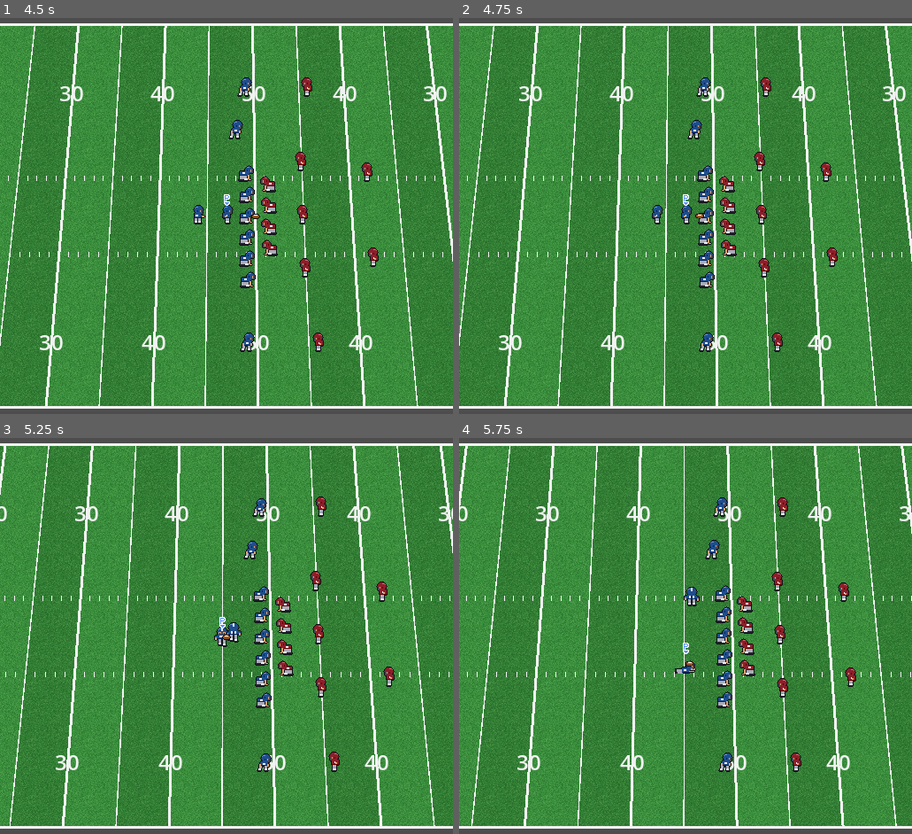
Above: before the commit, frames 1-4 (two rows, left to right).
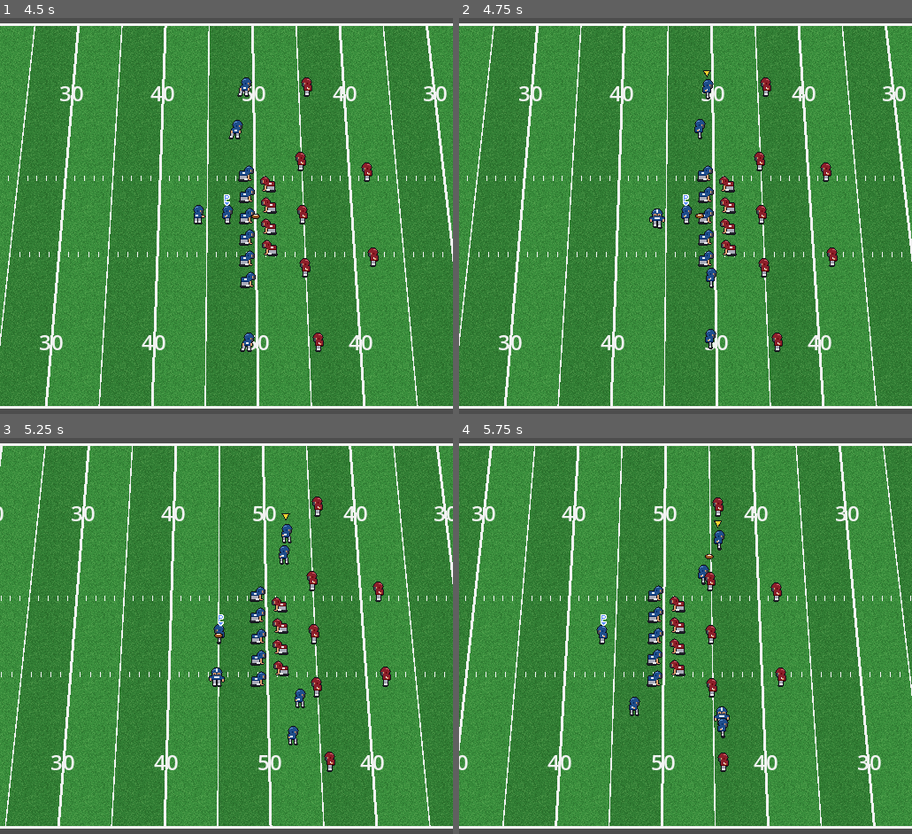
Above: after the commit, the same moments.

Repository: joaorodrigues1994/total-football
Game: Godot game, scene res://scenes/main.tscn
The game is run twice, just before and just after one commit, with the same random seed, the same clock (stepped at 60 frames per second) and the same inputs.
Inputs:
- Up to frame 1 (4.5 s): hold Right (ui_right) 0.53-1.28 s; tap A (btn_a) at 0.6, 2.3, 2.85 s; tap D (btn_d) at 0.8, 1.35, 3.05, 3.6 s; hold Down (ui_down) 1.28-2.03 s; tap S (btn_s) at 1.55, 2.1, 3.8, 4.35 s; hold Right (ui_right) 2.03-2.78 s; tap Enter at 2.75 s; hold Up (ui_up) 2.78-3.53 s; hold Left (ui_left) from 3.53 s (still down); tap R (debug_reset) at 4.25 s
- Up to frame 2 (4.75 s): keep holding Left (ui_left); tap A (btn_a) at 4.55 s
- Up to frame 3 (5.25 s): release Left (ui_left) at 5.03 s; hold Down (ui_down) from 5.03 s (still down); tap A (btn_a) at 5.1 s
- Up to frame 4 (5.75 s): keep holding Down (ui_down); tap D (btn_d) at 5.3 s

Frame 1 is identical in both runs. In frame 2, 0.6% of the frame differs, in the area x 41-58%, y 13-85%; in frame 3, 12%; in frame 4, 29%, in the area x 0-100%, y 2-98%.

Commit message:
Etapa 7: passe com rotas, selecao de alvo, voo da bola e recepcao
Co-Authored-By: Claude Sonnet 5.5 <noreply@anthropic.com>

Diff:
--- /dev/null
+++ b/scripts/ai/route_runner.gd
@@ -0,0 +1,36 @@
+class_name RouteRunner
+extends Node
+## IA de recebedor: percorre os pontos da rota e para no último. Filho do Player.
+
+const ARRIVE_DISTANCE := 6.0
+
+var active := false
+var _points: Array[Vector2] = []
+var _index := 0
+
+
+func start(waypoints: Array, origin: Vector2, direction: float) -> void:
+	_points.clear()
+	for wp in waypoints:
+		_points.append(origin + Vector2(wp.x * direction, wp.y) * FieldConstants.PX_PER_YARD)
+	_index = 0
+	active = true
+
+
+func stop() -> void:
+	active = false
+	(get_parent() as Player).input_dir = Vector2.ZERO
+
+
+func _physics_process(_delta: float) -> void:
+	if not active:
+		return
+	var player := get_parent() as Player
+	if _index >= _points.size():
+		player.input_dir = Vector2.ZERO
+		return
+	var to_point := _points[_index] - player.global_position
+	if to_point.length() <= ARRIVE_DISTANCE:
+		_index += 1
+		return
+	player.input_dir = to_point.normalized()
--- a/scripts/entities/player.gd
+++ b/scripts/entities/player.gd
@@ -30,11 +30,18 @@
 ## Pose de largada ("stance", "start", "ready") mostrada enquanto o jogador está parado.
 var pose := ""
 
+## Recebedor selecionado para o passe (mostra o triângulo amarelo).
+var is_pass_target := false:
+	set(value):
+		is_pass_target = value
+		_target_marker.visible = value
+
 var action := Action.NONE
 var _action_timer := 0.0
 var _juke_cooldown := 0.0
 var _sprite := AnimatedSprite2D.new()
 var _marker := ControlMarker.new()
+var _target_marker := TargetMarker.new()
 
 
 func _ready() -> void:
@@ -47,6 +54,9 @@
 	_marker.z_index = 10
 	_marker.visible = is_controlled
 	_sprite.add_child(_marker)
+	_target_marker.z_index = 10
+	_target_marker.visible = is_pass_target
+	_sprite.add_child(_target_marker)
 	add_child(_sprite)
 
 
--- /dev/null
+++ b/scripts/entities/target_marker.gd
@@ -0,0 +1,9 @@
+class_name TargetMarker
+extends Node2D
+## Triângulo amarelo sobre o recebedor selecionado para o passe.
+
+
+func _draw() -> void:
+	var pts := PackedVector2Array([Vector2(-4, -24), Vector2(4, -24), Vector2(0, -17)])
+	draw_colored_polygon(pts, Color("f2d230"))
+	draw_polyline(PackedVector2Array([pts[0], pts[1], pts[2], pts[0]]), Color(0.1, 0.1, 0.1), 1.0)
--- a/scripts/match/match.gd
+++ b/scripts/match/match.gd
@@ -1,8 +1,9 @@
 class_name Match
 extends Node2D
-## Monta a partida e conduz a jogada: formação, snap, handoff e corrida.
-
-enum State { PRE_SNAP, SNAP, HANDOFF, RUNNING, DEAD }
+## Monta a partida e conduz a jogada: formação, snap, corrida (handoff) e passe.
+
+enum State { PRE_SNAP, SNAP, HANDOFF, DROPBACK, PASSING, FLIGHT, RUNNING, DEAD }
+enum PlayType { RUN, PASS }
 
 const PLAYER_SCENE := preload("res://scenes/player.tscn")
 const STANCE_ROLES := ["LT", "LG", "C", "RG", "RT", "TE", "LDE", "LDT", "RDT", "RDE"]
@@ -12,25 +13,35 @@
 const HANDOFF_DISTANCE := 18.0
 ## Depois da entrega o QB sai lateralmente da frente do RB por este tempo.
 const CLEAR_TIME := 0.7
+const DROPBACK_YARDS := 5.0
+const BALL_SPEED := 360.0
+const CATCH_RADIUS := 20.0
 
 @export var camera: MatchCamera
 ## Linha de jarda da bola (0 = goal line esquerda, 100 = direita).
 @export var scrimmage_yard_line := 50.0
 
 var state := State.PRE_SNAP
+var play_type := PlayType.RUN
 var offense: Array[Player] = []
 var defense: Array[Player] = []
 var scrimmage_spot := Vector2.ZERO
 
 var _controller: HumanController
 var _ball: Ball
+var _anchor: Node2D
 var _qb: Player
 var _rb: Player
 var _carrier: Player
+var _receivers: Array[Player] = []
+var _runners: Array[RouteRunner] = []
+var _target_index := 0
+var _flight: PassFlight
 var _snap_progress := 0.0
 var _snap_from := Vector2.ZERO
 var _clear_time := 0.0
 var _clear_side := -1.0
+var _dropback_x := 0.0
 
 
 func _ready() -> void:
@@ -48,30 +59,32 @@
 	match state:
 		State.PRE_SNAP:
 			if Input.is_action_just_pressed("btn_a"):
-				_rb.pose = ""
-				_snap_progress = 0.0
-				_snap_from = _ball.world_pos
-				state = State.SNAP
+				_start_play()
 		State.SNAP:
 			_snap_progress = minf(_snap_progress + delta / SNAP_TIME, 1.0)
 			_ball.world_pos = _snap_from.lerp(_hands(_qb), _snap_progress)
 			if _snap_progress >= 1.0:
 				_carrier = _qb
-				state = State.HANDOFF
+				state = State.HANDOFF if play_type == PlayType.RUN else State.DROPBACK
+				_dropback_x = _qb.global_position.x - FieldConstants.yards_to_px(DROPBACK_YARDS)
 		State.HANDOFF:
-			_ball.world_pos = _hands(_carrier)
-			var to_qb := _qb.global_position - _rb.global_position
-			_rb.input_dir = to_qb.normalized()
-			_qb.input_dir = -to_qb.normalized()
-			if to_qb.length() <= HANDOFF_DISTANCE:
-				_carrier = _rb
-				_controller.controlled = _rb
-				_controller.enabled = true
-				camera.target = _rb
-				_rb.downed.connect(_on_carrier_downed)
-				_clear_time = CLEAR_TIME
-				_clear_side = -1.0
-				state = State.RUNNING
+			_update_handoff()
+		State.DROPBACK:
+			_ball.world_pos = _hands(_qb)
+			_pass_inputs()
+			if state == State.DROPBACK:
+				_qb.input_dir = Vector2.LEFT
+				if _qb.global_position.x <= _dropback_x:
+					_qb.input_dir = Vector2.ZERO
+					_qb.facing = Vector2.RIGHT
+					_controller.controlled = _qb
+					_controller.enabled = true
+					state = State.PASSING
+		State.PASSING:
+			_ball.world_pos = _hands(_qb)
+			_pass_inputs()
+		State.FLIGHT:
+			_update_flight(delta)
 		State.RUNNING:
 			_ball.world_pos = _hands(_carrier)
 			_clear_qb(delta)
@@ -80,8 +93,107 @@
 			if Input.is_action_just_pressed("btn_d"):
 				_carrier.try_dive()
 		State.DEAD:
-			_ball.world_pos = _hands(_carrier)
+			if _carrier:
+				_ball.world_pos = _hands(_carrier)
 			_clear_qb(delta)
+
+
+func _start_play() -> void:
+	play_type = PlayType.PASS if Input.is_action_pressed("ui_left") else PlayType.RUN
+	_rb.pose = ""
+	_snap_progress = 0.0
+	_snap_from = _ball.world_pos
+	state = State.SNAP
+	if play_type == PlayType.PASS:
+		for i in _receivers.size():
+			var p := _receivers[i]
+			p.pose = ""
+			_runners[i].start(Routes.PASS_TEST[p.role], p.global_position, 1.0)
+		_set_target(0)
+
+
+func _update_handoff() -> void:
+	_ball.world_pos = _hands(_carrier)
+	var to_qb := _qb.global_position - _rb.global_position
+	_rb.input_dir = to_qb.normalized()
+	_qb.input_dir = -to_qb.normalized()
+	if to_qb.length() <= HANDOFF_DISTANCE:
+		_take_control(_rb)
+		_clear_time = CLEAR_TIME
+		_clear_side = -1.0
+
+
+## S troca o recebedor, D lança a bola.
+func _pass_inputs() -> void:
+	if Input.is_action_just_pressed("btn_s"):
+		_set_target((_target_index + 1) % _receivers.size())
+	if Input.is_action_just_pressed("btn_d"):
+		_throw()
+
+
+func _set_target(index: int) -> void:
+	_target_index = index
+	for i in _receivers.size():
+		_receivers[i].is_pass_target = i == index
+
+
+func _throw() -> void:
+	var receiver := _receivers[_target_index]
+	var from := _hands(_qb)
+	var t := from.distance_to(receiver.global_position) / BALL_SPEED
+	var aim := receiver.global_position
+	for i in 3:  # passe com antecedência: mira onde o recebedor estará
+		aim = receiver.global_position + receiver.velocity * t
+		t = from.distance_to(aim) / BALL_SPEED
+	aim.x = clampf(aim.x, 0.0, FieldConstants.yards_to_px(FieldConstants.TOTAL_YARDS))
+	aim.y = clampf(aim.y, 0.0, FieldConstants.yards_to_px(FieldConstants.WIDTH_YARDS))
+	_flight = PassFlight.new(from, aim, t, minf(40.0, from.distance_to(aim) * 0.25))
+	_qb.input_dir = Vector2.ZERO
+	_controller.enabled = false
+	_anchor.global_position = from
+	camera.target = _anchor
+	state = State.FLIGHT
+
+
+func _update_flight(delta: float) -> void:
+	_flight.advance(delta)
+	_ball.world_pos = _flight.position()
+	_ball.height = _flight.height()
+	_anchor.global_position = _ball.world_pos
+	if not _flight.finished():
+		return
+	_ball.height = 0.0
+	var catcher := _nearest_receiver(_flight.to)
+	if catcher:
+		for i in _receivers.size():
+			_runners[i].stop()
+			_receivers[i].is_pass_target = false
+		_take_control(catcher)
+	else:
+		_carrier = null
+		state = State.DEAD  # passe incompleto
+
+
+func _nearest_receiver(spot: Vector2) -> Player:
+	var best: Player = null
+	var best_dist := CATCH_RADIUS
+	for p in _receivers:
+		var d := p.global_position.distance_to(spot)
+		if d <= best_dist:
+			best = p
+			best_dist = d
+	return best
+
+
+## O jogador passa a ser o portador controlado pelo humano.
+func _take_control(player: Player) -> void:
+	_carrier = player
+	player.pose = ""
+	_controller.controlled = player
+	_controller.enabled = true
+	camera.target = player
+	player.downed.connect(_on_carrier_downed, CONNECT_ONE_SHOT)
+	state = State.RUNNING
 
 
 func _on_carrier_downed() -> void:
@@ -92,16 +204,24 @@
 func _setup() -> void:
 	for p in offense + defense:
 		p.queue_free()
-	if _controller:
-		_controller.queue_free()
-	if _ball:
-		_ball.queue_free()
+	for n in [_controller, _ball, _anchor]:
+		if n:
+			n.queue_free()
 
 	offense = _spawn(Formation.OFFENSE, Player.Team.A, Vector2.RIGHT)
 	defense = _spawn(Formation.DEFENSE, Player.Team.B, Vector2.LEFT)
 	_qb = _find(offense, "QB")
 	_rb = _find(offense, "RB")
+	_receivers.clear()
+	_runners.clear()
+	for role in Routes.TARGET_ORDER:
+		var receiver := _find(offense, role)
+		var runner := RouteRunner.new()
+		receiver.add_child(runner)
+		_receivers.append(receiver)
+		_runners.append(runner)
 	_carrier = null
+	_flight = null
 	state = State.PRE_SNAP
 
 	_controller = HumanController.new()
@@ -112,10 +232,26 @@
 	_ball = Ball.new()
 	_ball.world_pos = scrimmage_spot
 	add_child(_ball)
+	_anchor = Node2D.new()
+	add_child(_anchor)
 
 	if camera:
 		camera.target = _qb
 		camera.global_position = _qb.global_position
+
+
+## O QB sai para o lado oposto ao que o RB corta; sem corte, vai para a esquerda do ataque.
+func _clear_qb(delta: float) -> void:
+	if _clear_time <= 0.0:
+		return
+	_clear_time -= delta
+	if absf(_rb.input_dir.y) > 0.3:
+		_clear_side = -signf(_rb.input_dir.y)
+	if _clear_time > 0.0:
+		_qb.input_dir = Vector2(0.0, _clear_side)
+	else:
+		_qb.input_dir = Vector2.ZERO
+		_qb.facing = Vector2.RIGHT
 
 
 ## Time atacando para a direita; a defesa usa os mesmos offsets do outro lado da bola.
@@ -133,20 +269,6 @@
 	return players
 
 
-## O QB sai para o lado oposto ao que o RB corta; sem corte, vai para a esquerda do ataque.
-func _clear_qb(delta: float) -> void:
-	if _clear_time <= 0.0:
-		return
-	_clear_time -= delta
-	if absf(_rb.input_dir.y) > 0.3:
-		_clear_side = -signf(_rb.input_dir.y)
-	if _clear_time > 0.0:
-		_qb.input_dir = Vector2(0.0, _clear_side)
-	else:
-		_qb.input_dir = Vector2.ZERO
-		_qb.facing = Vector2.RIGHT
-
-
 func _hands(player: Player) -> Vector2:
 	# Bola junto ao corpo, na altura do peito; de frente/costas fica no lado do braço.
 	var side := signf(player.facing.x) * 3.0
--- /dev/null
+++ b/scripts/match/pass_flight.gd
@@ -0,0 +1,37 @@
+class_name PassFlight
+extends RefCounted
+## Voo da bola em linha reta (no plano) com arco de altura, de from até to em duration segundos.
+
+var from: Vector2
+var to: Vector2
+var duration: float
+var arc_height: float
+var elapsed := 0.0
+
+
+func _init(p_from: Vector2, p_to: Vector2, p_duration: float, p_arc_height: float) -> void:
+	from = p_from
+	to = p_to
+	duration = maxf(p_duration, 0.05)
+	arc_height = p_arc_height
+
+
+func advance(delta: float) -> void:
+	elapsed = minf(elapsed + delta, duration)
+
+
+func progress() -> float:
+	return elapsed / duration
+
+
+func position() -> Vector2:
+	return from.lerp(to, progress())
+
+
+func height() -> float:
+	var t := progress()
+	return 4.0 * arc_height * t * (1.0 - t)
+
+
+func finished() -> bool:
+	return elapsed >= duration
--- /dev/null
+++ b/scripts/plays/routes.gd
@@ -0,0 +1,15 @@
+class_name Routes
+extends RefCounted
+## Rotas de recebedores. Pontos em jardas, relativos à posição inicial do jogador,
+## para um time atacando para a direita (x positivo = para a frente).
+
+const PASS_TEST := {
+	"WR1": [Vector2(4, 3), Vector2(45, 3)],
+	"WR2": [Vector2(4, -3), Vector2(45, -3)],
+	"WR3": [Vector2(3, 0), Vector2(10, 6), Vector2(40, 6)],
+	"TE": [Vector2(5, 0), Vector2(8, 5), Vector2(14, 5)],
+	"RB": [Vector2(1, 5), Vector2(6, 9), Vector2(10, 9)],
+}
+
+## Ordem de seleção do alvo com a tecla S.
+const TARGET_ORDER := ["WR1", "WR2", "WR3", "TE", "RB"]
Not shown, added: scripts/ai/route_runner.gd.uid
Not shown, added: scripts/entities/target_marker.gd.uid
Not shown, added: scripts/match/pass_flight.gd.uid
Not shown, added: scripts/plays/routes.gd.uid
